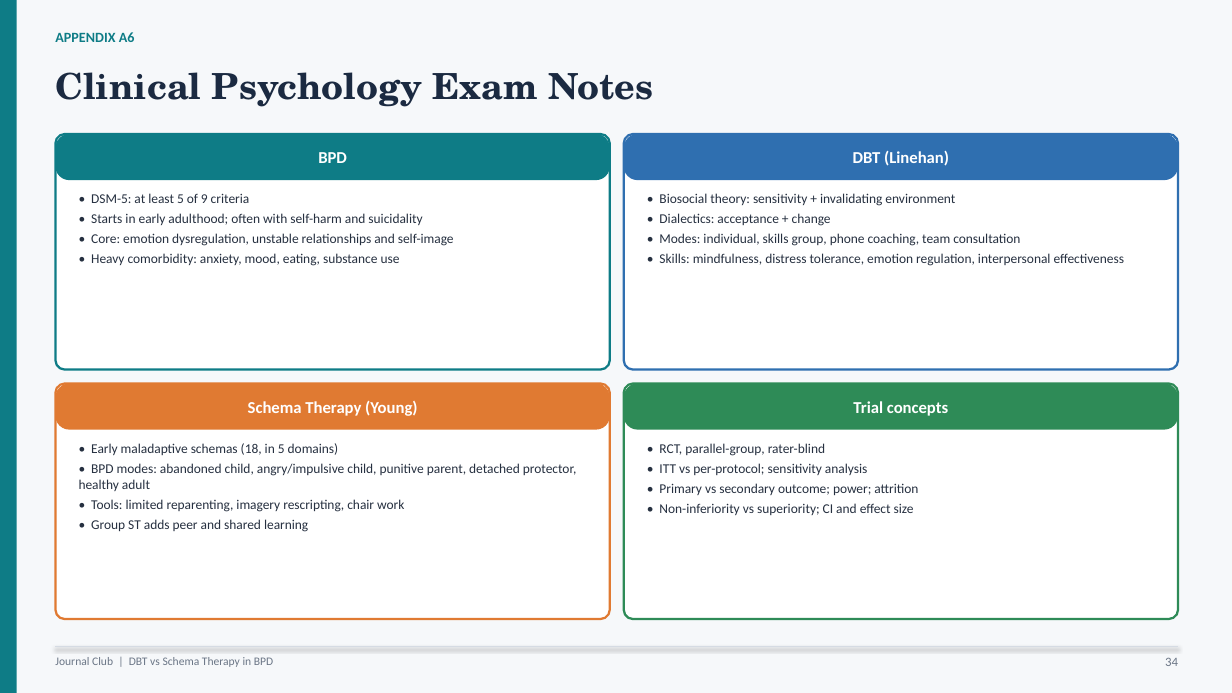
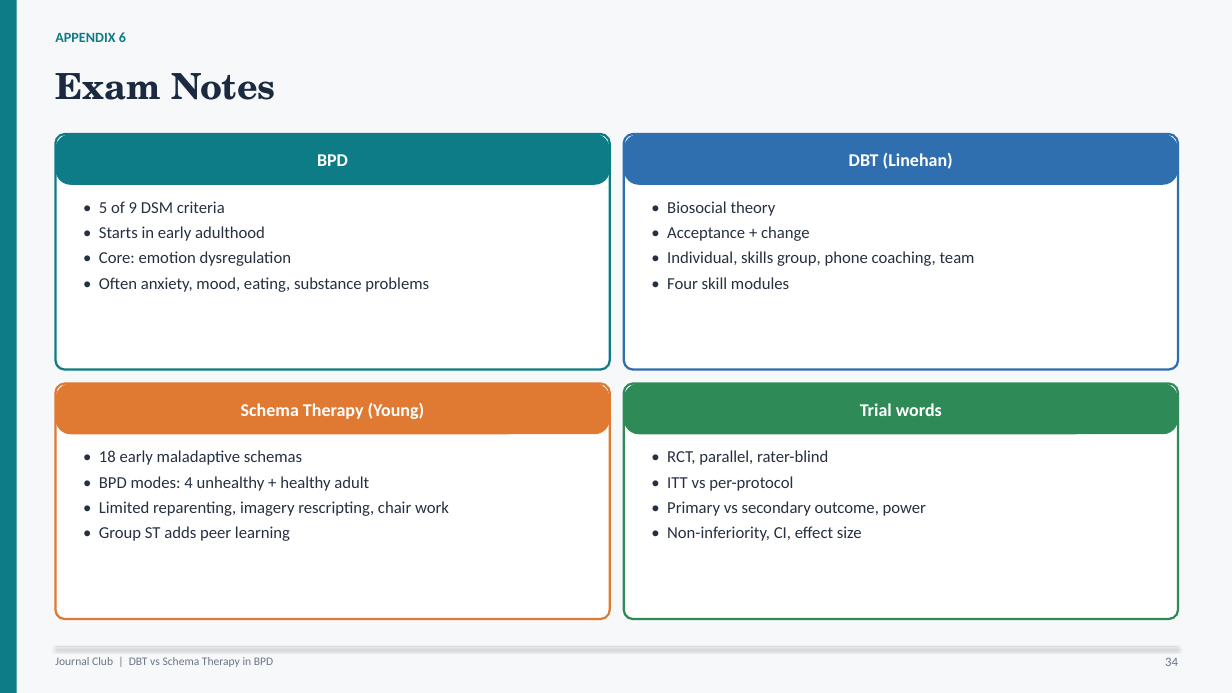
Before and after one commit to tejasdangodra786-byte/Dango-kiro, a slide deck: slide 34 of DBT_vs_Schema_Therapy_BPD_JournalClub.pptx. Drawn at 1232x693 pixels with LibreOffice and Linux fonts; fonts in the diff are those of the drawing. Boxes give left, top, right and bottom in pixels: in the first picture for what was removed or moved away, otherwise in the second. Text is boxed around its words. In the diff, an @@ line names an element or a change of style, - is before the commit and + after.

Commit message:
Rewrite journal club deck in simpler language with fewer words per slide

```diff
--- a/DBT_vs_Schema_Therapy_BPD_JournalClub.pptx
+++ b/DBT_vs_Schema_Therapy_BPD_JournalClub.pptx
@@ text at (x1=55, y1=32, x2=126, y2=42): text changed @@
-APPENDIX A6
+APPENDIX 6
@@ text at (x1=55, y1=73, x2=276, y2=100): text changed @@
-Clinical Psychology Exam Notes
+Exam Notes
@@ rounded rectangle "BPD" resized from (x1=55, y1=134, x2=610, y2=180) to (x1=55, y1=134, x2=610, y2=185) @@
@@ rounded rectangle "DBT (Linehan)" resized from (x1=624, y1=134, x2=1178, y2=180) to (x1=624, y1=134, x2=1178, y2=185) @@
@@ text at (x1=99, y1=201, x2=429, y2=292): text changed; size 10.5 to 13 pt @@
-• DSM-5: at least 5 of 9 criteria
-• Starts in early adulthood; often with self-harm and suicidality
-• Core: emotion dysregulation, unstable relationships and self-image
-• Heavy comorbidity: anxiety, mood, eating, substance use
+• 5 of 9 DSM criteria
+• Starts in early adulthood
+• Core: emotion dysregulation
+• Often anxiety, mood, eating, substance problems
@@ text at (x1=667, y1=201, x2=975, y2=289): text changed; size 10.5 to 13 pt @@
-• Biosocial theory: sensitivity + invalidating environment
-• Dialectics: acceptance + change
-• Modes: individual, skills group, phone coaching, team consultation
-• Skills: mindfulness, distress tolerance, emotion regulation, interpersonal effectiveness
+• Biosocial theory
+• Acceptance + change
+• Individual, skills group, phone coaching, team
+• Four skill modules
@@ size 13 to 14 pt in 3 elements at (x1=55, y1=134, x2=610, y2=185), (x1=624, y1=134, x2=1178, y2=185), (x1=55, y1=384, x2=610, y2=434) @@
@@ rounded rectangle "Schema Therapy (Young)" resized from (x1=55, y1=384, x2=610, y2=430) to (x1=55, y1=384, x2=610, y2=434) @@
@@ rounded rectangle "Trial words" resized from (x1=624, y1=384, x2=1178, y2=430) to (x1=624, y1=384, x2=1178, y2=434) @@
@@ text in rounded rectangle at (x1=860, y1=403, x2=942, y2=416): text changed; size 13 to 14 pt @@
-Trial concepts
+Trial words
@@ text at (x1=99, y1=450, x2=449, y2=541): text changed; size 10.5 to 13 pt @@
-• Early maladaptive schemas (18, in 5 domains)
-• BPD modes: abandoned child, angry/impulsive child, punitive parent, detached protector, healthy adult
-• Tools: limited reparenting, imagery rescripting, chair work
-• Group ST adds peer and shared learning
+• 18 early maladaptive schemas
+• BPD modes: 4 unhealthy + healthy adult
+• Limited reparenting, imagery rescripting, chair work
+• Group ST adds peer learning
@@ text at (x1=667, y1=450, x2=926, y2=541): text changed; size 10.5 to 13 pt @@
-• RCT, parallel-group, rater-blind
-• ITT vs per-protocol; sensitivity analysis
-• Primary vs secondary outcome; power; attrition
-• Non-inferiority vs superiority; CI and effect size
+• RCT, parallel, rater-blind
+• ITT vs per-protocol
+• Primary vs secondary outcome, power
+• Non-inferiority, CI, effect size
```
Also in this commit, not shown: 35 other slides changed.
